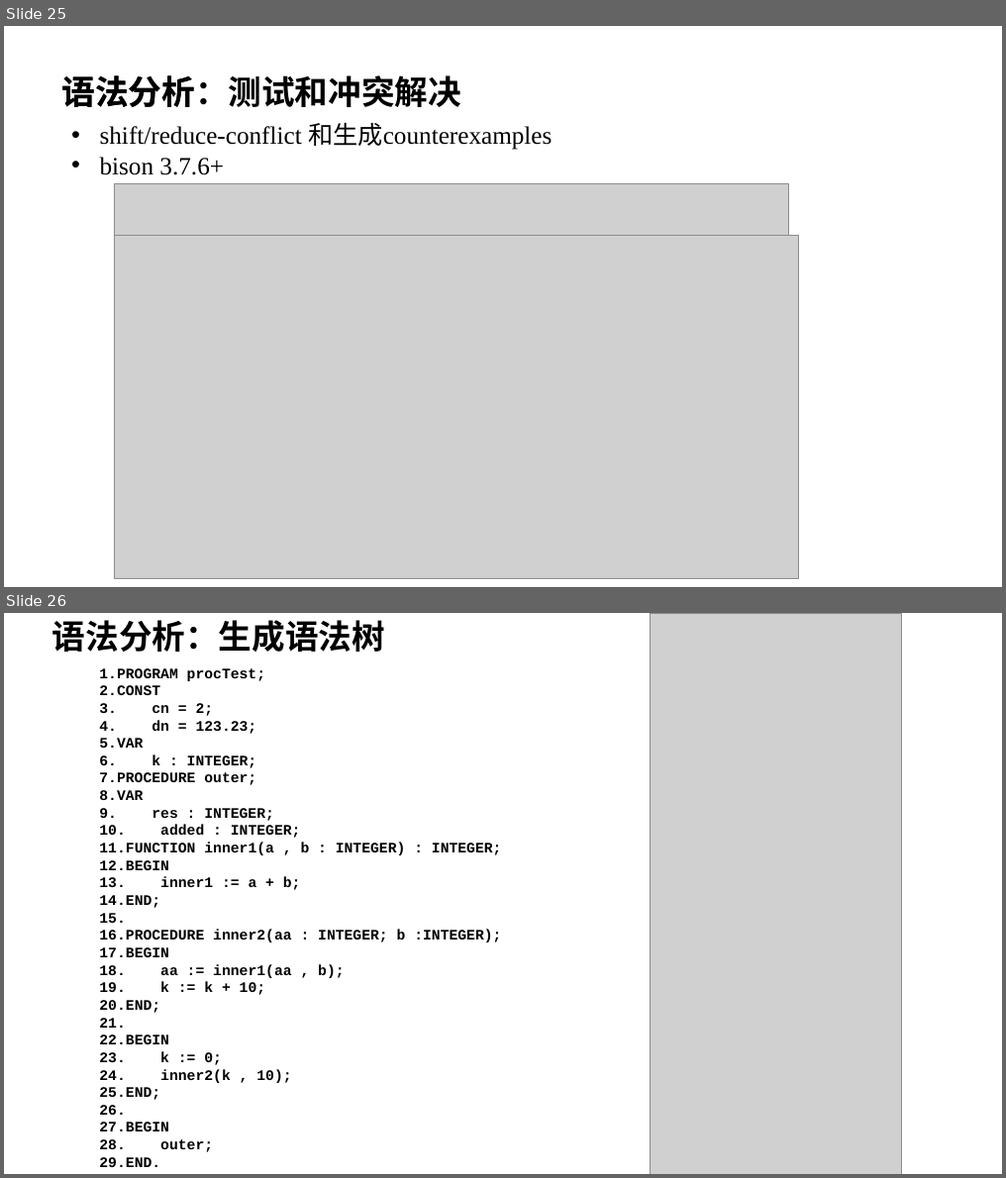
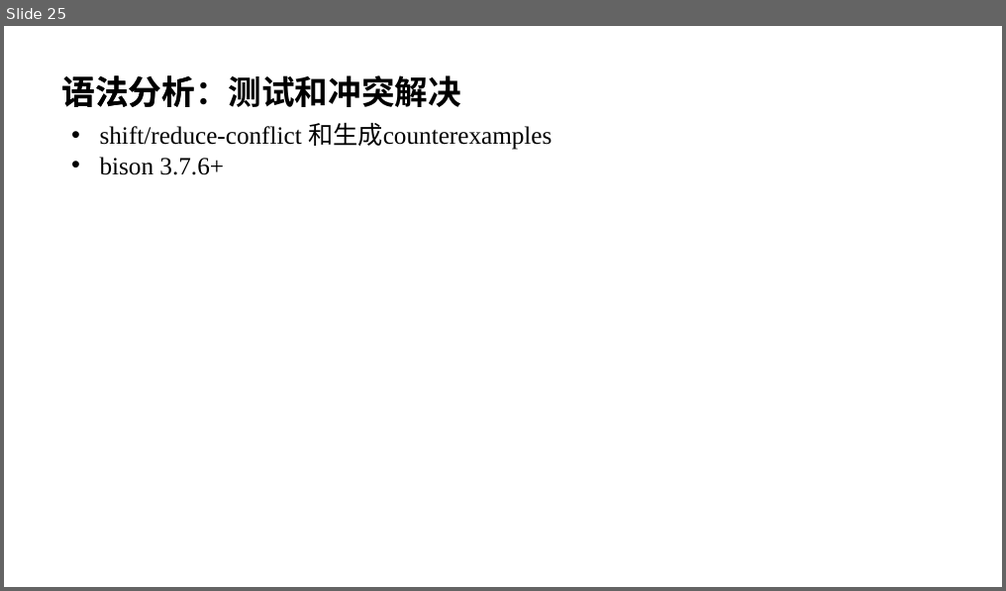
Before and after one commit to acnq/cmplPrcpProject, a slide deck: pre_groupX.pptx. Shown one above the other, each under a label of ours: slides 25 and 26 before the commit, slide 25 after it. The pictures are 1006x1178 and 1006x591 pixels, drawn with LibreOffice and Linux fonts; fonts in the diff are those of the drawing; grey boxes stand for pictures; background and template pictures are left out. Boxes give left, top, right and bottom in pixels: in the first picture for what was removed or moved away, otherwise in the second. Text is boxed around its words. In the diff, an @@ line names an element or a change of style, - is before the commit and + after.

```diff
--- a/pre_groupX.pptx
+++ b/pre_groupX.pptx
@@ slide 26 removed at <box>4,613,1002,1174</box>, background #CCE8CF @@
@@ text removed at <box>53,620,385,652</box> @@
-语法分析：生成语法树
@@ picture removed at <box>650,614,902,1174</box> @@
@@ text removed at <box>99,668,502,1167</box> @@
-1. PROGRAM procTest;
-2. CONST
-3. cn = 2;
-4. dn = 123.23;
-5. VAR
-6. k : INTEGER;
-7. PROCEDURE outer;
-8. VAR
-9. res : INTEGER;
-10. added : INTEGER;
-11. FUNCTION inner1(a , b : INTEGER) : INTEGER;
-12. BEGIN
-13. inner1 := a + b;
-14. END;
-15. PROCEDURE inner2(aa : INTEGER; b :INTEGER);
-16. BEGIN
-17. aa := inner1(aa , b);
-18. k := k + 10;
-19. END;
-20. BEGIN
-21. k := 0;
-22. inner2(k , 10);
-23. END;
-24. BEGIN
-25. outer;
-26. END.
@@ slide 25 changed as well @@
@@ background #CCE8CF to #FFFFFF @@
@@ picture removed at <box>114,184,789,236</box> @@
@@ picture removed at <box>114,236,799,579</box> @@
```
Also in this commit, not shown: 29 other slides changed, 3 slides added, 33 other slides removed, 1 other file.
